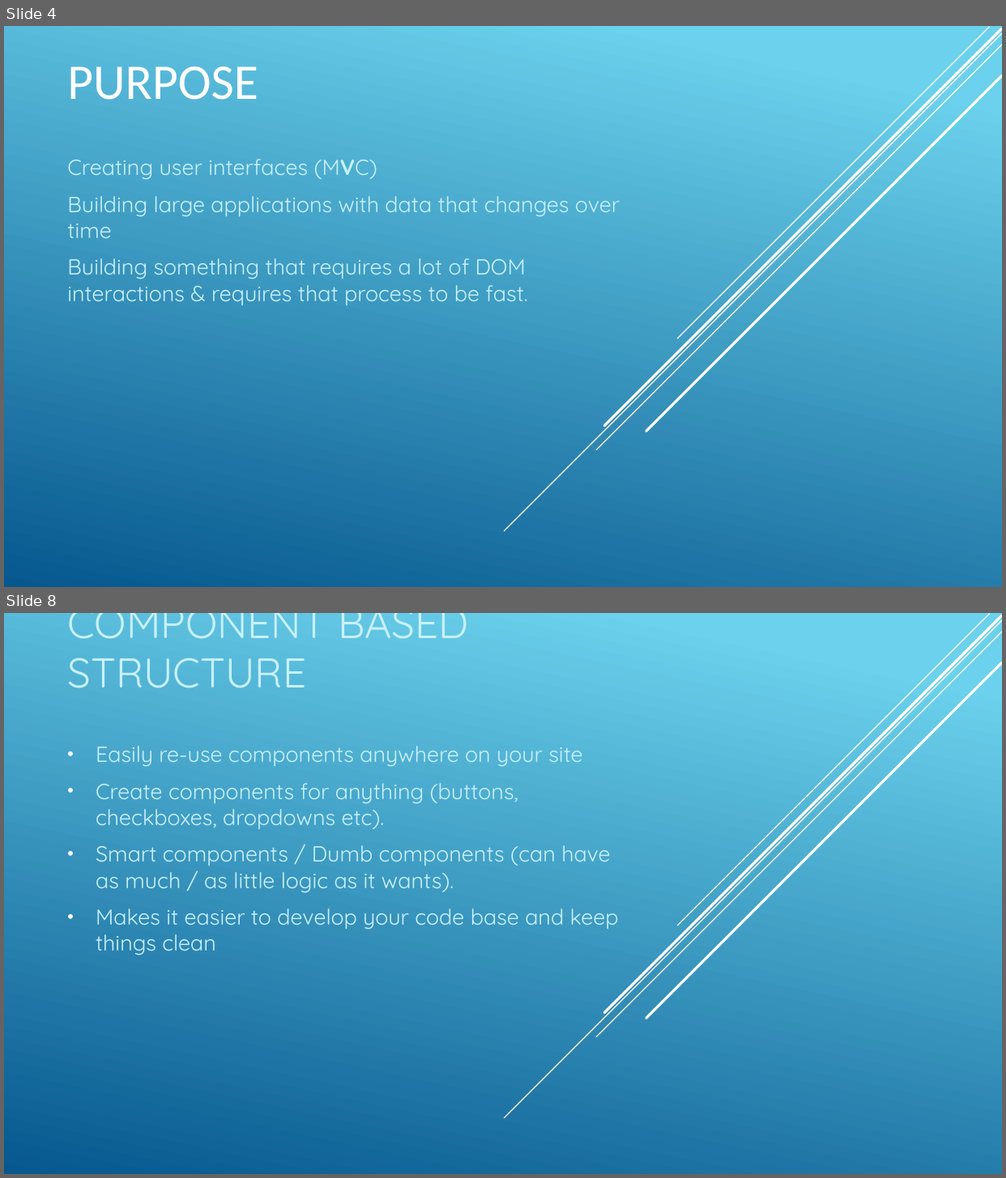
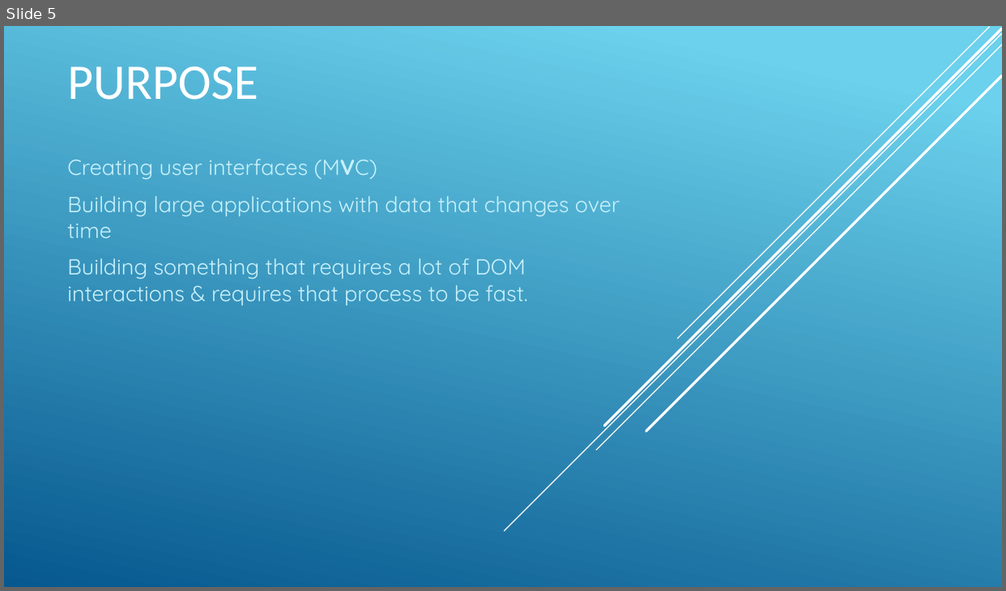
Before and after one commit to HaydenBruin/Crypto-React-Redux, a slide deck: reactjs-introduction.pptx. Shown one above the other, each under a label of ours: slides 4 and 8 before the commit, slide 5 after it; the slides between them are not shown. The pictures are 1006x1178 and 1006x591 pixels, drawn with LibreOffice and Linux fonts; fonts in the diff are those of the drawing; background and template pictures are left out. Boxes give left, top, right and bottom in pixels: in the first picture for what was removed or moved away, otherwise in the second. Text is boxed around its words. In the diff, an @@ line names an element or a change of style, - is before the commit and + after.

```diff
--- a/reactjs-introduction.pptx
+++ b/reactjs-introduction.pptx
@@ slide 8 removed at [4,613,1002,1174], background gradient #6ED2EB to #06588E; not listed: 5 template elements that a slide beside it also shows @@
@@ title removed at [67,613,468,688] @@
-COMPONENT BASED STRUCTURE
@@ subtitle removed at [96,746,619,956] @@
-• Easily re-use components anywhere on your site
-• Create components for anything (buttons, checkboxes, dropdowns etc).
-• Smart components / Dumb components (can have as much / as little logic as it wants).
-• Makes it easier to develop your code base and keep things clean
@@ what was slide 4 is now slide 5 @@
```
Also in this commit, not shown: 2 slides changed, 1 slide added, 1 other slide removed.
